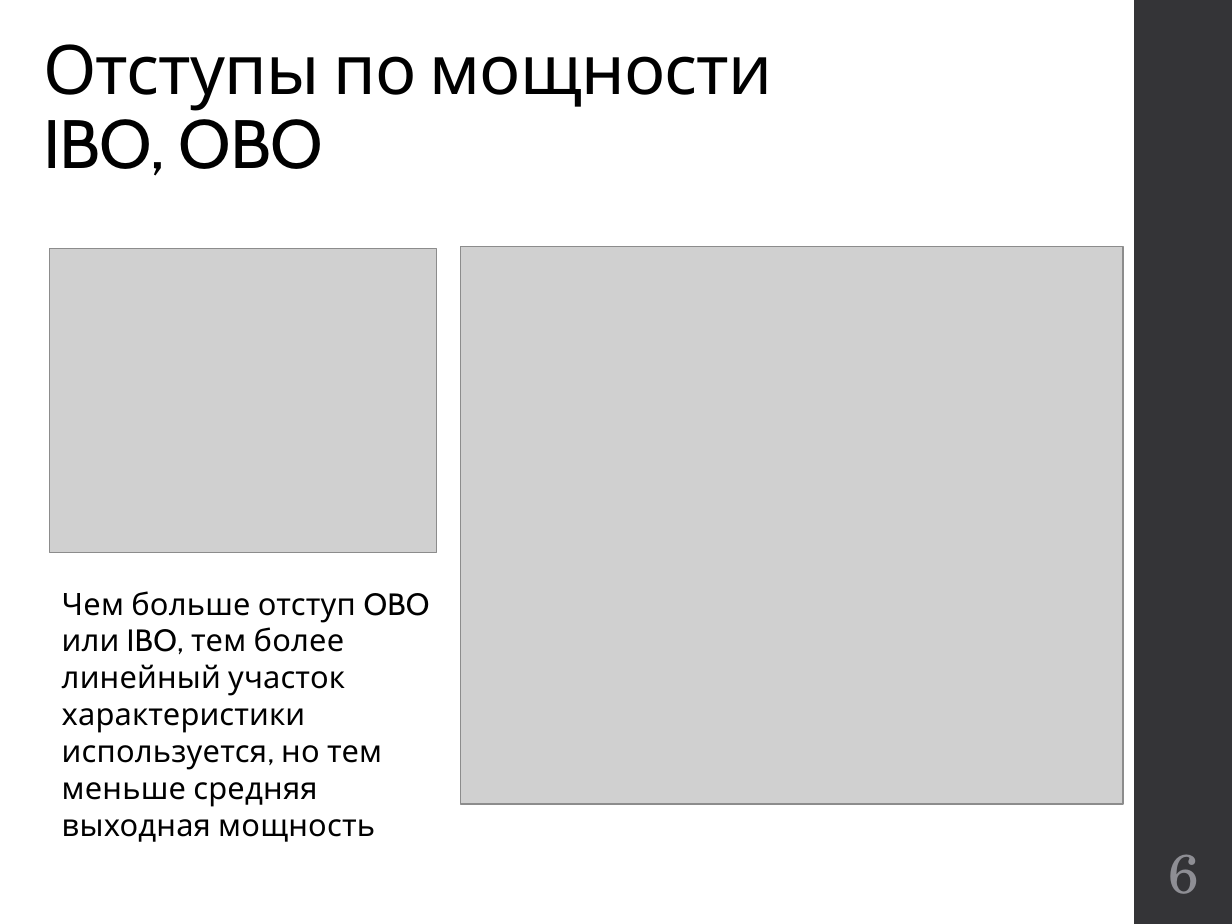
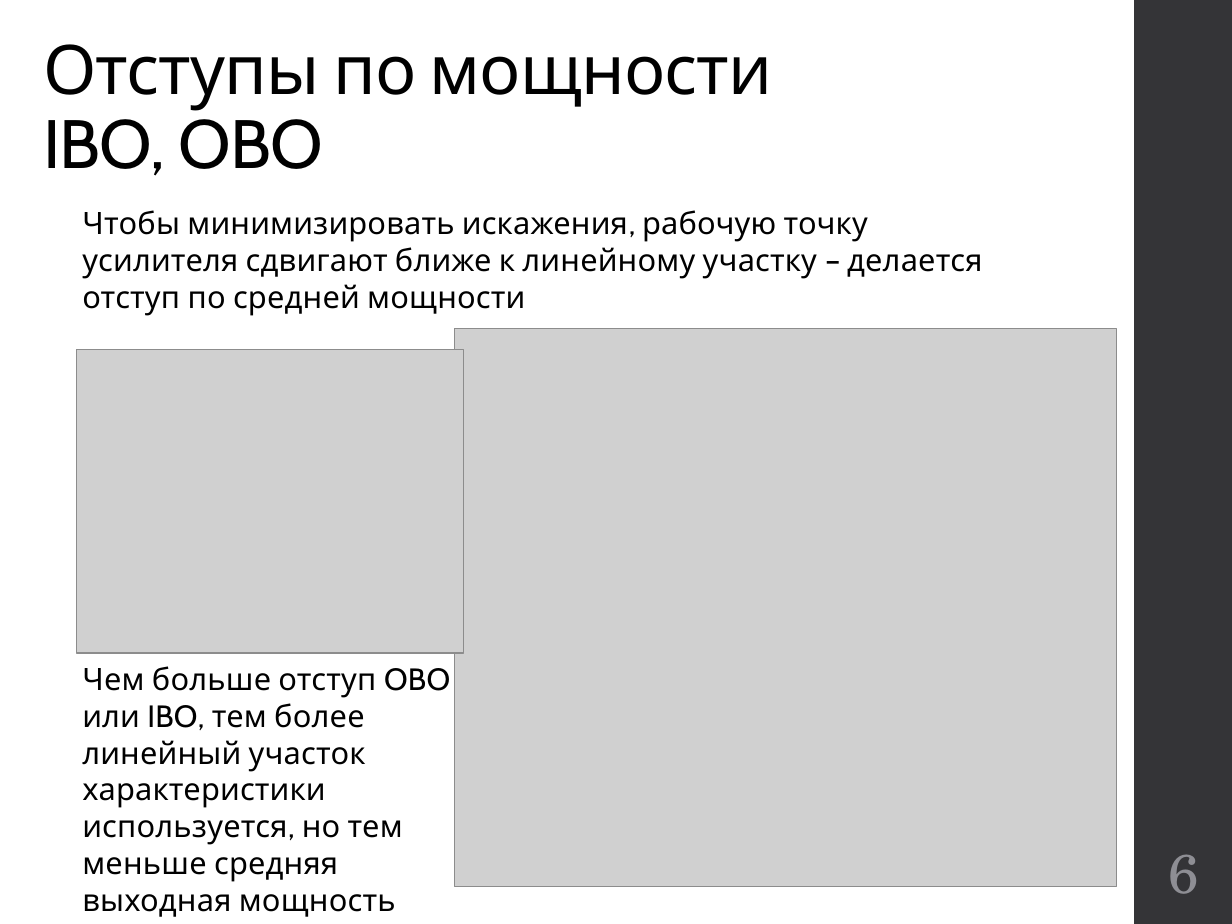
Before and after one commit to kannab98/graduation-paper, a slide deck: slide 6 of Presentation.pptx. Drawn at 1232x924 pixels with LibreOffice and Linux fonts; fonts in the diff are those of the drawing; grey boxes stand for pictures. Boxes give left, top, right and bottom in pixels: in the first picture for what was removed or moved away, otherwise in the second. Text is boxed around its words. In the diff, an @@ line names an element or a change of style, - is before the commit and + after.

```diff
--- a/Presentation.pptx
+++ b/Presentation.pptx
@@ text added at bbox=[82, 210, 982, 316], 18 pt, text #000000 @@
+Чтобы минимизировать искажения, рабочую точку усилителя сдвигают ближе к линейному участку – делается отступ по средней мощности
@@ picture: place and size @@
-picture at bbox=[461, 246, 1124, 804]
+picture at bbox=[455, 329, 1117, 887]
@@ picture: place and size @@
-picture at bbox=[49, 249, 436, 553]
+picture at bbox=[76, 350, 463, 654]
@@ text "Чем больше отступ OBO или ...": place and size @@
-text "Чем больше отступ OBO или ..." at bbox=[62, 591, 430, 842]
+text "Чем больше отступ OBO или ..." at bbox=[82, 666, 450, 917]
```
Also in this commit, not shown: 9 other slides changed, 1 slide added, 9 other files.
